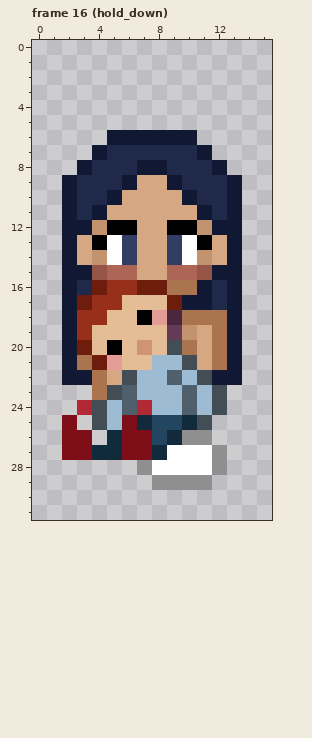
File history of a pixel-art file, art/player_demo.aseprite. Above: the version before the commit.
16x32 pixels, 24 frames. Shown: frame 16 (hold_down). The commit also changed other frames, which this record leaves out.
After the commit:
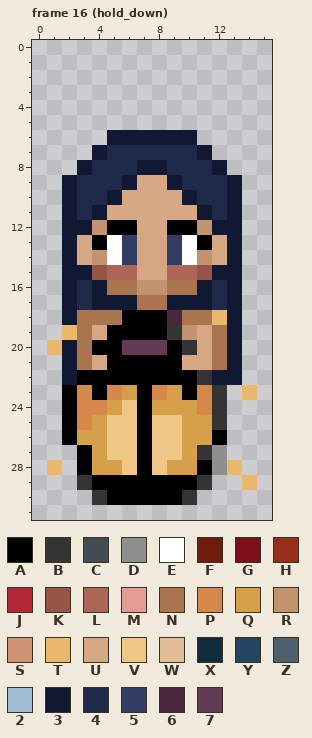
Palette (. is transparent): A #000000  B #343434  C #424d55  D #8f8f8f  E #ffffff  F #6e1c0b  G #7e0e18  H #972f1a  J #b22935  K #975547  L #ad6556  M #e49d96  N #aa754e  P #d6884b  Q #d6a04b  R #c3936f  S #d09474  T #e9b86a  U #d6a783  V #efc685  W #e4bc96  X #122b3c  Y #224660  Z #4f5f6b  2 #9dbcd3  3 #101834  4 #1f294a  5 #313d63  6 #4a273f  7 #633b56
Changes in this commit:
layer "doll" now hidden
layer "Layer 1" added
--- frame 16 (hold_down)
@@ x 0..15 @@
 15 ..33KLLUULLK33..
-16 ..34FHHFFNN343..
-17 ..3FHHWWWF3343..
-18 ..3HHWWAM6NNN3..
-19 ..3HWWWWW7RUN3..
-20 ..3FWAWSWCNUN3..
-21 ..3NFMWW22CUN3..
-22 ..33NUC22Z2C33..
-23 ....NCZ222Z2C...
-24 ...JC2ZJ22Z2C...
-25 ..G.C2GXYYXC....
-26 ..GG.XGGYXDD....
-27 ..GGXXGGXEEED...
-28 .......DEEEED...
-29 ........DDDD....
-30 ................
+16 ..343NNRRNN343..
+17 ..34333NN33343..
+18 ..3NNNAAA6NNT3..
+19 ..TNUAAAABRUN3..
+20 .T3NAA777ABUN3..
+21 ..3NUAAAAAUUN3..
+22 ..3AAAAAAAAB33..
+23 ..APAPQAPQAPB.T.
+24 ..APPQVAQQQPB...
+25 ..APQVVAVVQQB...
+26 ..AQQVVAVVQQA...
+27 ...AQVVAVVQBD...
+28 .T.AQQVAVQQADT..
+29 ...BAAAAAAAB..T.
+30 ....BAAAAAB.....
 31 ................
Boxes around the changes in both pictures, in picture pixels (x1, y1, x2, y2):
changed: (47, 280, 257, 505)
